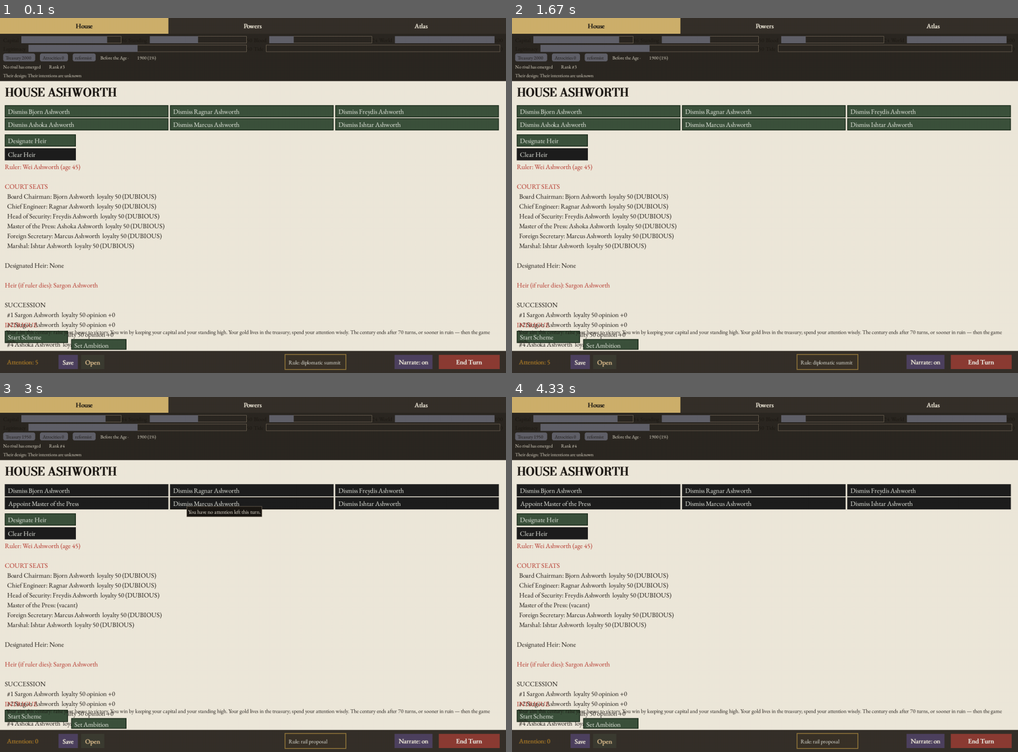
Above: before the commit, frames 1-4 (two rows, left to right).
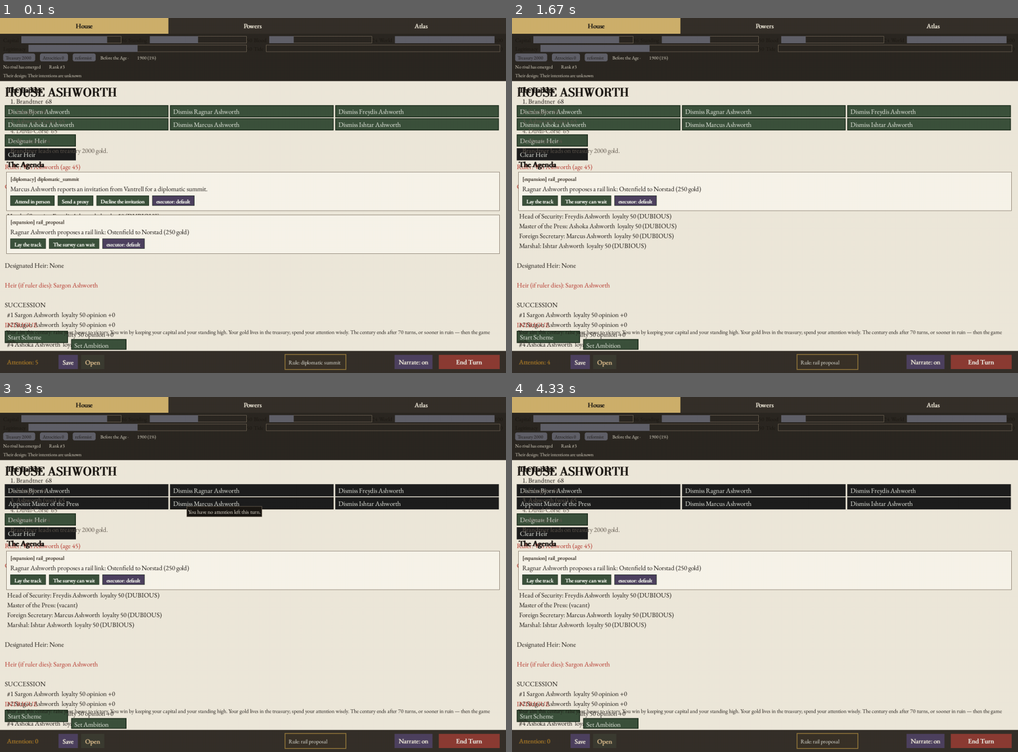
Above: after the commit, the same moments.

Repository: civersen222/Guilded-Age
Game: pygame game, started from gilded/__main__.py
Two runs of this game, one before a commit and one after it. Both use one fixed random seed, a clock stepped at 60 frames per second and the inputs below.
Inputs (mouse positions are in pixels of both pictures, inside the frame that each line leads up to):
- Up to frame 1 (0.1 s): no input
- Up to frame 2 (1.67 s): click (744, 209) at 0.38 s; click (643, 199) at 0.72 s; click (608, 142) at 1.05 s; click (825, 227) at 1.38 s
- Up to frame 3 (3 s): click (131, 503) at 1.72 s; click (227, 666) at 2.05 s; click (313, 741) at 2.38 s, where only the run after the commit has a clickable "Rule: rail proposal"; click (182, 499) at 2.72 s
- Up to frame 4 (4.33 s): click (896, 542) at 3.05 s

The runs differ from the first frame. In frame 1, 4.5% of the frame differs, in the area x 1-99%, y 19-67%; in frame 2, 2.2%; in frame 3, 2.2%; in frame 4, 2.2%.

Commit message:
c4 wave3 wip: legacy tab fate-table navigation (active_tab setter maps dissolved names to re-homed spine+page), ladder+agenda re-homed onto House overview

Diff:
--- /dev/null
+++ b/gilded/tests/test_c4_residuals.py
@@ -0,0 +1,124 @@
+"""Mission C4 wave 3 — folded-in C3 residuals.
+
+Committed pins that must not drift:
+  1. Order rows are not houses — power_row_title never prefixes an Order
+     with "House ".
+  2. The Powers layout never overlaps — no two row/dossier rects intersect
+     on the fullest state we can construct.
+  3. The C3 balance constants are pinned exactly (ambitions.FAMILY_DISPOSITION
+     Order entries, orders lever constants, _head_stats bonuses).
+"""
+
+import os
+os.environ.setdefault("SDL_VIDEODRIVER", "dummy")
+import pygame
+
+from gilded.ui.broadsheet import (
+    power_row_title, powers_report, powers_model, powers_layout,
+    ORDER_NAMES,
+)
+from gilded.ambitions import FAMILY_DISPOSITION
+from gilded import orders as orders_mod
+
+
+class _Line:
+    def __init__(self, house):
+        self.house = house
+
+
+# ── 1. Order rows are not houses ────────────────────────────────────────────
+
+def test_order_rows_do_not_read_as_houses():
+    for order in ("Combine", "Bank", "Church", "Gazette"):
+        assert order in ORDER_NAMES
+        assert power_row_title(_Line(order)) == order
+        assert not power_row_title(_Line(order)).startswith("House ")
+
+
+def test_rival_rows_keep_the_house_prefix():
+    assert power_row_title(_Line("Aldermoor")) == "House Aldermoor"
+
+
+# ── 2. Powers layout must not overlap ───────────────────────────────────────
+
+def _rects_overlap(a, b):
+    return a.left < b.right and b.left < a.right \
+        and a.top < b.bottom and b.top < a.bottom
+
+
+def test_powers_layout_rows_do_not_overlap():
+    from gilded.ui.app import new_app_state
+    s = new_app_state(seed=7)
+    for _ in range(3):
+        s.game.end_turn()
+    v = s.view if hasattr(s, "view") else None
+    g, house = s.game, s.house
+    lines = powers_report(g, house)
+    model = powers_model(lines, selected=None)
+    layout = powers_layout(model, pygame.Rect(0, 40, 420, 860))
+    tbl = model.table
+    tl = tbl.layout(layout["table"])
+    detail = layout["detail"]
+    rects = list(tl.row_rects) + [detail]
+    for i in range(len(rects)):
+        for j in range(i + 1, len(rects)):
+            assert not _rects_overlap(rects[i], rects[j]), \
+                f"rect {i} overlaps rect {j}: {rects[i]} / {rects[j]}"
+
+
+# ── 3. C3 balance constants pinned exactly ──────────────────────────────────
+
+_ORDER_DISPOSITIONS = {
+    "Organize": ("bold_craven", 1.0),
+    "Recognition": ("ambitious_content", 1.0),
+    "General Strike": ("cruel_compassionate", -1.0),
+    "Purge Scabs": ("cruel_compassionate", 1.0),
+    "Solvency": ("trusting_paranoid", 1.0),
+    "Expansion": ("ambitious_content", 1.0),
+    "Receivership": ("generous_greedy", 1.0),
+    "King-making": ("ambitious_content", 1.0),
+    "Endowment": ("generous_greedy", 1.0),
+    "Crusade of Morals": ("pious_secular", 1.0),
+    "Sanctuary": ("honest_deceitful", 1.0),
+    "Schism": ("pious_secular", -1.0),
+    "Circulation War": ("traditionalist_modernist", 1.0),
+    "Expose": ("honest_deceitful", 1.0),
+    "Respectability": ("honest_deceitful", 1.0),
+    "Patronage": ("generous_greedy", 1.0),
+}
+
+
+def test_family_disposition_order_entries_pinned():
+    for family, val in _ORDER_DISPOSITIONS.items():
+        assert family in FAMILY_DISPOSITION, family
+        assert FAMILY_DISPOSITION[family] == val, \
+            (family, FAMILY_DISPOSITION[family], val)
+
+
+def test_orders_lever_constants_pinned():
+    assert orders_mod._BANK_DEBT == 50.0
+    assert orders_mod._BANK_SEAT_LOAN == 25.0
+    assert orders_mod._CHURCH_EYES == 0.25
+    assert orders_mod._CHURCH_SEAT_RELIEF == 5.0
+    assert orders_mod._GAZETTE_EYES == 0.25
+    assert orders_mod._GAZETTE_SEAT_PRESTIGE == 0.5
+    assert orders_mod._COMBINE_STRIKE == 0.5
+    assert orders_mod._COMBINE_SEAT_PRESTIGE == 0.5
+
+
+def test_head_stats_base_sevens_and_order_bonuses():
+    # base 7s across the board
+    for name in ("Combine", "Bank", "Church", "Gazette"):
+        for axis in ("statecraft", "command", "industry", "intrigue",
+                     "science", "resolve"):
+            assert orders_mod._head_stats(name)[axis] >= 7, (name, axis)
+    # the one bonus per Order
+    assert orders_mod._head_stats("Combine")["command"] == 10
+    assert orders_mod._head_stats("Bank")["industry"] == 10
+    assert orders_mod._head_stats("Church")["intrigue"] == 10
+    assert orders_mod._head_stats("Gazette")["science"] == 10
+    # no cross-contamination
+    assert orders_mod._head_stats("Combine")["industry"] == 7
+    assert orders_mod._head_stats("Bank")["command"] == 7
+    assert orders_mod._head_stats("Church")["science"] == 7
+    assert orders_mod._head_stats("Gazette")["intrigue"] == 7
--- a/gilded/ui/actions.py
+++ b/gilded/ui/actions.py
@@ -60,7 +60,7 @@
     pre = scoreboard(game, house)
     game.end_turn()
     view.prev_board = pre
-    view.active_tab = "Briefing"
+    view.active_tab = "House"
     return []
 
 
@@ -87,7 +87,7 @@
     from gilded.save import load_game, quicksave_path
     loaded = load_game(quicksave_path())
     view.prev_board = None
-    view.active_tab = "Briefing"
+    view.active_tab = "House"
     view._action_messages.append(
         f"The century is picked up again at turn {loaded.turn}.")
     return loaded
--- a/gilded/ui/broadsheet.py
+++ b/gilded/ui/broadsheet.py
@@ -75,6 +75,20 @@
 
 TABS = ("House", "Powers", "Atlas")
 
+# spec §2 fate table — the dissolved 11-tab names still address their re-homed
+# content: (spine, House page or Powers page).  Assigning a dissolved name
+# to BroadsheetView.active_tab navigates to the home the content moved to.
+LEGACY_TABS = {
+    "Briefing": ("House", "Overview"),      # agenda card -> House ambition banner; alerts -> desk letters
+    "Gazette": ("Atlas", None),            # the End Turn beat over the map; archived at the desk
+    "Ledger": ("House", "Ledger"),
+    "Letters": ("Atlas", None),            # desk strip on the Atlas
+    "Docket": ("House", "Overview"),       # its decisions are the desk strip
+    "Policies": ("House", "Overview"),     # edicts signed from the Court in Session
+    "Enterprises": ("House", "Governance"),
+    "War": ("Atlas", None),                # wars are drawn on the map
+}
+
 TAB_H = 40
 BOTTOM_H = 56
 
@@ -566,7 +580,7 @@
             return s.replace("|", "")
 
         rows.append([
-            power_row_title(ln),
+            _clean(power_row_title(ln)),
             threat_str,
             intel_str,
             _clean(ties_str),
@@ -828,13 +842,35 @@
 class BroadsheetView:
     _found_picker: Optional[bool]
 
+    @property
+    def active_tab(self) -> str:
+        return self._active_tab
+
+    @active_tab.setter
+    def active_tab(self, name: str) -> None:
+        # spec §2 fate table: a dissolved tab name navigates to the home its
+        # content moved to (spine + inner page).  "House"/"Powers"/"Atlas"
+        # stay the three spines.
+        if name in LEGACY_TABS:
+            spine, page = LEGACY_TABS[name]
+            self._active_tab = spine
+            if page == "Ledger":
+                self.house_page = "Ledger"
+            elif page == "Governance":
+                self.house_page = "Governance"
+            else:
+                self.house_page = "Overview"
+            if spine == "Atlas":
+                self.atlas_desk = True
+        else:
+            self._active_tab = name
+
     def __init__(self, game, house_name: str, narrator=None):
         self.game = game
         self.house = house_name
         # the narrator rewrites the Gazette's prose only; templated is identity.
         self.narrator = narrator if narrator is not None else NarratorTemplated()
         self.narrate_on = True
-        self.active_tab = TABS[0]
         # Inner pages of the three spines (spec §2 fate table): the dissolved
         # tabs' content re-homed as pages.  The Atlas desk strip (Letters)
         # and the End Turn gazette are drawn on the Atlas itself.
@@ -843,6 +879,7 @@
         self.powers_page = "Overview"
         self.powers_pages = ["Overview", "Dossier"]
         self.atlas_desk = False
+        self.active_tab = TABS[0]
         self.gazette_page = None
         # Accent ledger (registry.ACCENTS): entries ("vermillion", is_player)
         # or ("gold", is_player) that THIS draw pass actually made.  Cleared
@@ -957,6 +994,9 @@
                 self._draw_powers(surface, content)
         elif self.active_tab == "Atlas":
             self._draw_atlas(surface)
+            # spec §2: the War tab dies — wars are drawn on the map; the
+            # garrison/raise controls ride over the Atlas.
+            self._draw_war(surface, content)
 
         # ── Ending overlay when the age closes ──────────────────────────────
         if self.game.game_over is not None:
@@ -1043,17 +1083,9 @@
         font = _font(TYPE_TEXT, bold=True)
         self._tab_rects = {}
         TAB_HINTS = {
-            "Briefing": "Your command post — see what changed and act on it.",
-            "Gazette": "Read the world's news in full prose.",
-            "Ledger": "Track your money, income, and spending.",
-            "Letters": "Private correspondence from your network.",
-            "Docket": "Standing rules and appointments before the council.",
-            "Policies": "Set your house's five standing directives.",
-            "Enterprises": "Manage your ventures and their directors.",
-            "Atlas": "Survey the realm's map and your territory.",
+            "House": "Your court, your people, your ledger, and your ventures.",
             "Powers": "See the other houses, their axes, and their moves.",
-            "House": "Your court, your people, and your standing.",
-            "War": "Conduct your wars — muster, commit, and seek peace.",
+            "Atlas": "Survey the realm's map, its wars, and your letters.",
         }
         for i, name in enumerate(TABS):
             rect = pygame.Rect(i * tabw, 0, tabw, TAB_H)
@@ -1348,7 +1380,20 @@
                     y += body.get_height() + 2
                 y += 4
         y += 8
-
+        self._draw_ladder_and_agenda(surface, content, y)
+
+    # --- the public ladder + the docket's agenda (House's ambition banner) --
+
+    def _draw_ladder_and_agenda(self, surface, content: pygame.Rect,
+                                y: int) -> None:
+        """spec §2: the Briefing's ladder and Agenda re-homed to the House
+        spine — the ladder stays public, the docket's decisions are the
+        agenda cards (its old tab dies; its content lives here and at the
+        Atlas desk strip)."""
+        head = _font(TYPE_SUBTITLE, bold=True)
+        body = _font(TYPE_TEXT)
+        if y > content.bottom - 120:
+            return
         surface.blit(head.render("The Ladder", True, INK), (PAD, y))
         y += head.get_height() + 4
         rows = self.game.ladder()
@@ -2688,6 +2733,9 @@
         from gilded.ui.court_actions import _get_appointment_pool
         rpt = peerage_report(self.game, self.house)
         draw_house_tab(surface, content, rpt, self)
+        # spec §2: the Briefing's ladder + agenda re-homed here (the House
+        # spine is their home now); the agenda cards are the docket's decisions.
+        self._draw_ladder_and_agenda(surface, content, content.y + 8)
         # Draw intrigue section (plot visibility)
         self._draw_intrigue(surface, content)
         # C2: the Set Ambition button, then the family picker when open
